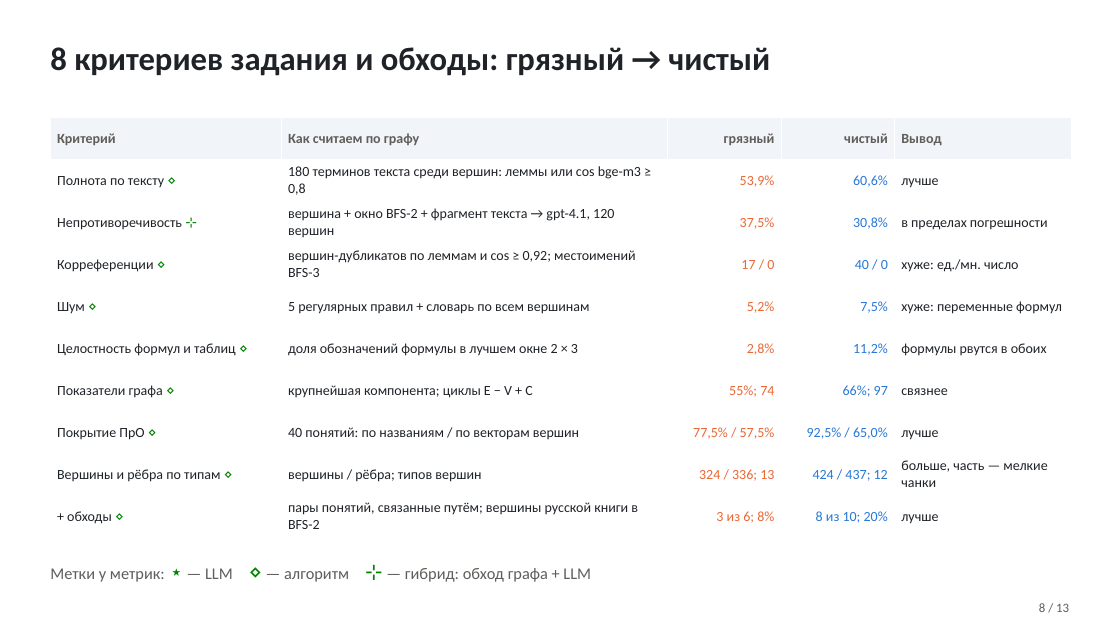
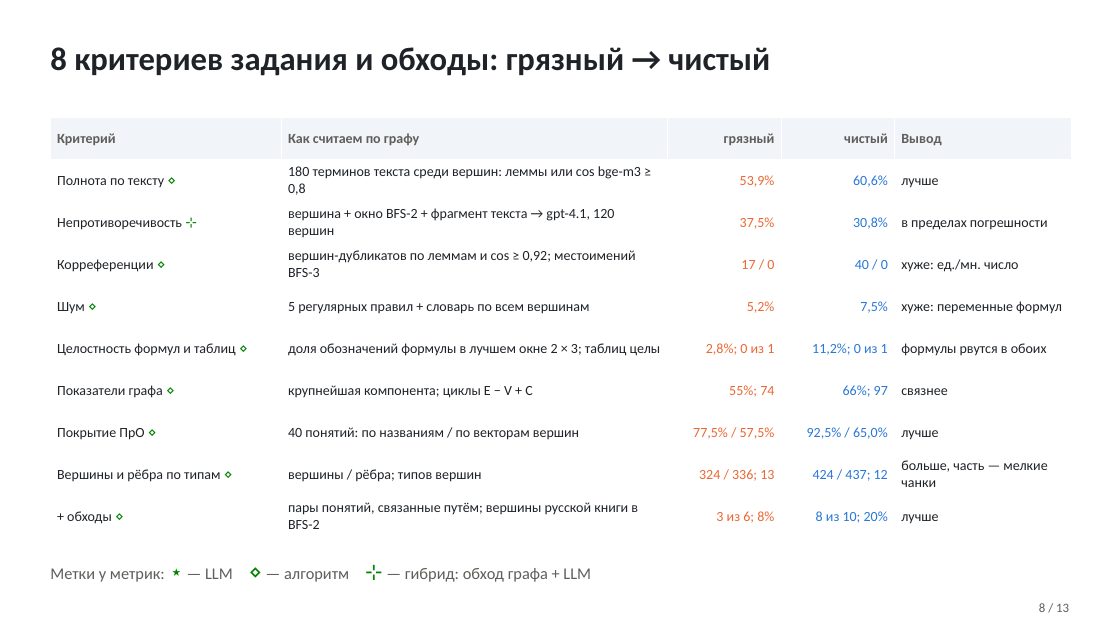
Before and after one commit to TeaDove/mam-26-1, a slide deck: slide 8 of 1-graph/lab-2/results/presentation.pptx. Drawn at 1120x630 pixels with LibreOffice and Linux fonts; fonts in the diff are those of the drawing. Boxes give left, top, right and bottom in pixels: in the first picture for what was removed or moved away, otherwise in the second. Text is boxed around its words. In the diff, an @@ line names an element or a change of style, - is before the commit and + after.

```diff
--- a/1-graph/lab-2/results/presentation.pptx
+++ b/1-graph/lab-2/results/presentation.pptx
@@ table at (x1=50, y1=118, x2=1071, y2=538) @@
-row 6: Целостность формул и таблиц ⋄ | доля обозначений формулы в лучшем окне 2 × 3 | 2,8% | 11,2% | формулы рвутся в обоих
+row 6: Целостность формул и таблиц ⋄ | доля обозначений формулы в лучшем окне 2 × 3; таблиц целы | 2,8%; 0 из 1 | 11,2%; 0 из 1 | формулы рвутся в обоих
```
Also in this commit, not shown: 3 other slides changed, 4 other files.
